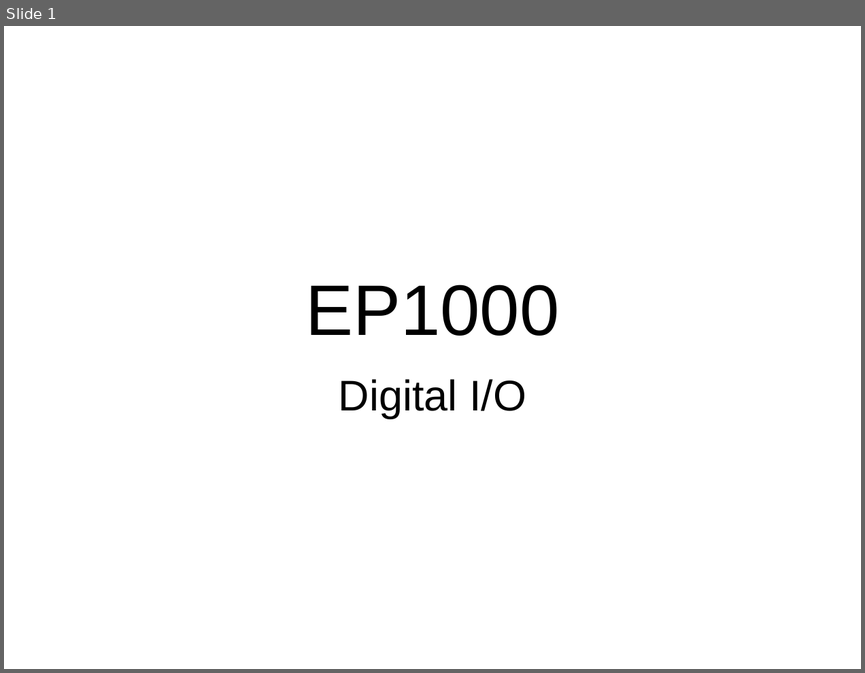
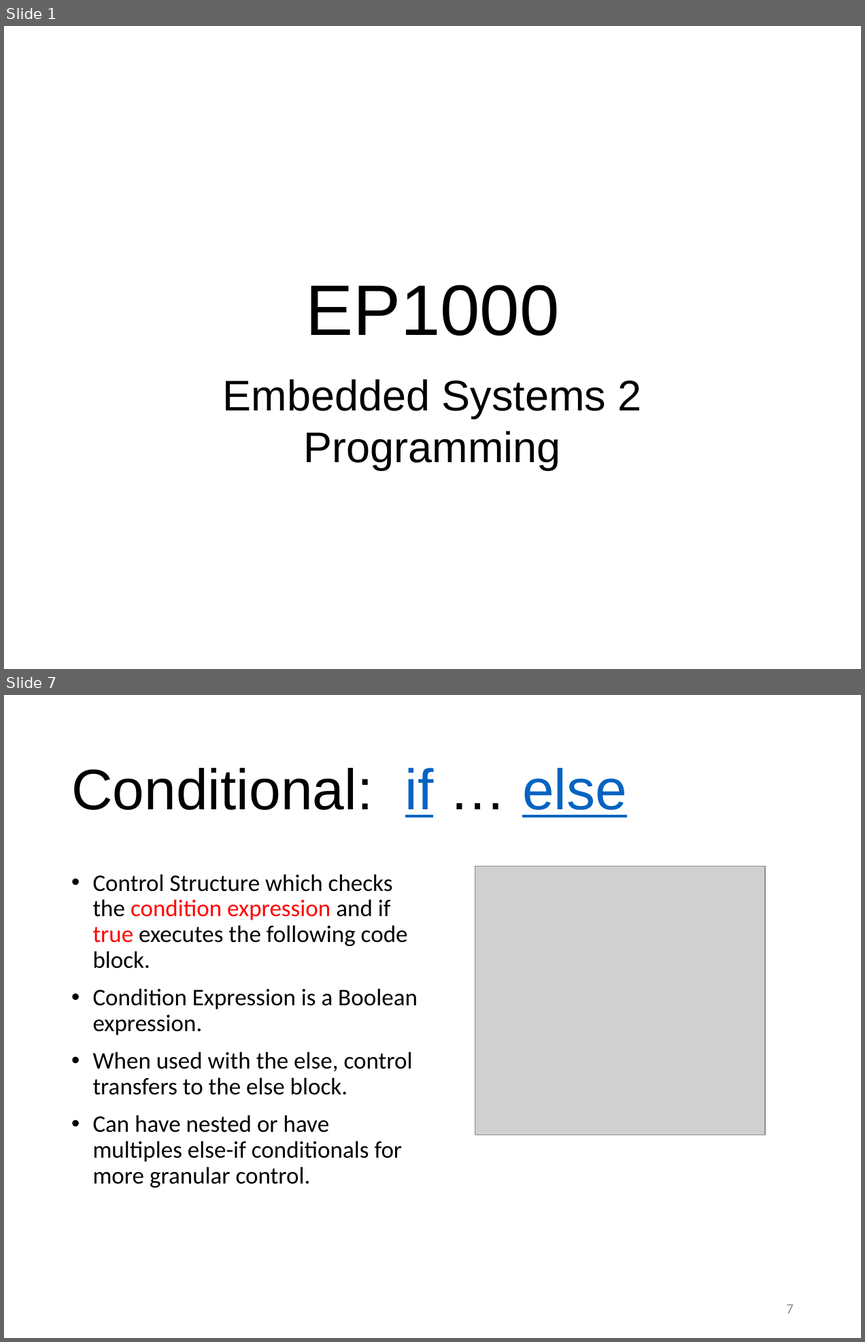
Before and after one commit to RDorville/digfab, a slide deck: presentations/ep1000_embedded2/ep1000_embedded2.pptx. Shown one above the other, each under a label of ours: slide 1 before the commit, slides 1 and 7 after it; the slides between them are not shown. The pictures are 865x673 and 865x1342 pixels, drawn with LibreOffice and Linux fonts; fonts in the diff are those of the drawing; grey boxes stand for pictures; background and template pictures are left out. Boxes give left, top, right and bottom in pixels: in the first picture for what was removed or moved away, otherwise in the second. Text is boxed around its words. In the diff, an @@ line names an element or a change of style, - is before the commit and + after.

```diff
--- a/presentations/ep1000_embedded2/ep1000_embedded2.pptx
+++ b/presentations/ep1000_embedded2/ep1000_embedded2.pptx
@@ slide 7 added at <box>4,695,861,1338</box>, background #FFFFFF @@
@@ title added at <box>71,768,627,817</box>, 48 pt, text #000000 @@
+Conditional: if … else
@@ text added at <box>93,874,417,1187</box>, 20 pt, text #000000 @@
+• Control Structure which checks the condition expression and if true executes the following code block.
+• Condition Expression is a Boolean expression.
+• When used with the else, control transfers to the else block.
+• Can have nested or have multiples else-if conditionals for more granular control.
@@ picture added at <box>475,866,765,1136</box> @@
@@ page number added at <box>786,1304,793,1313</box>, 12 pt, text #8C8C8C @@
+7
@@ slide 1 changed as well @@
@@ subtitle at <box>223,379,642,469</box>: text changed @@
-Digital I/O
+Embedded Systems 2
+Programming
```
Also in this commit, not shown: 1 other slide changed, 14 other slides added, 18 slides removed, 1 other file.
